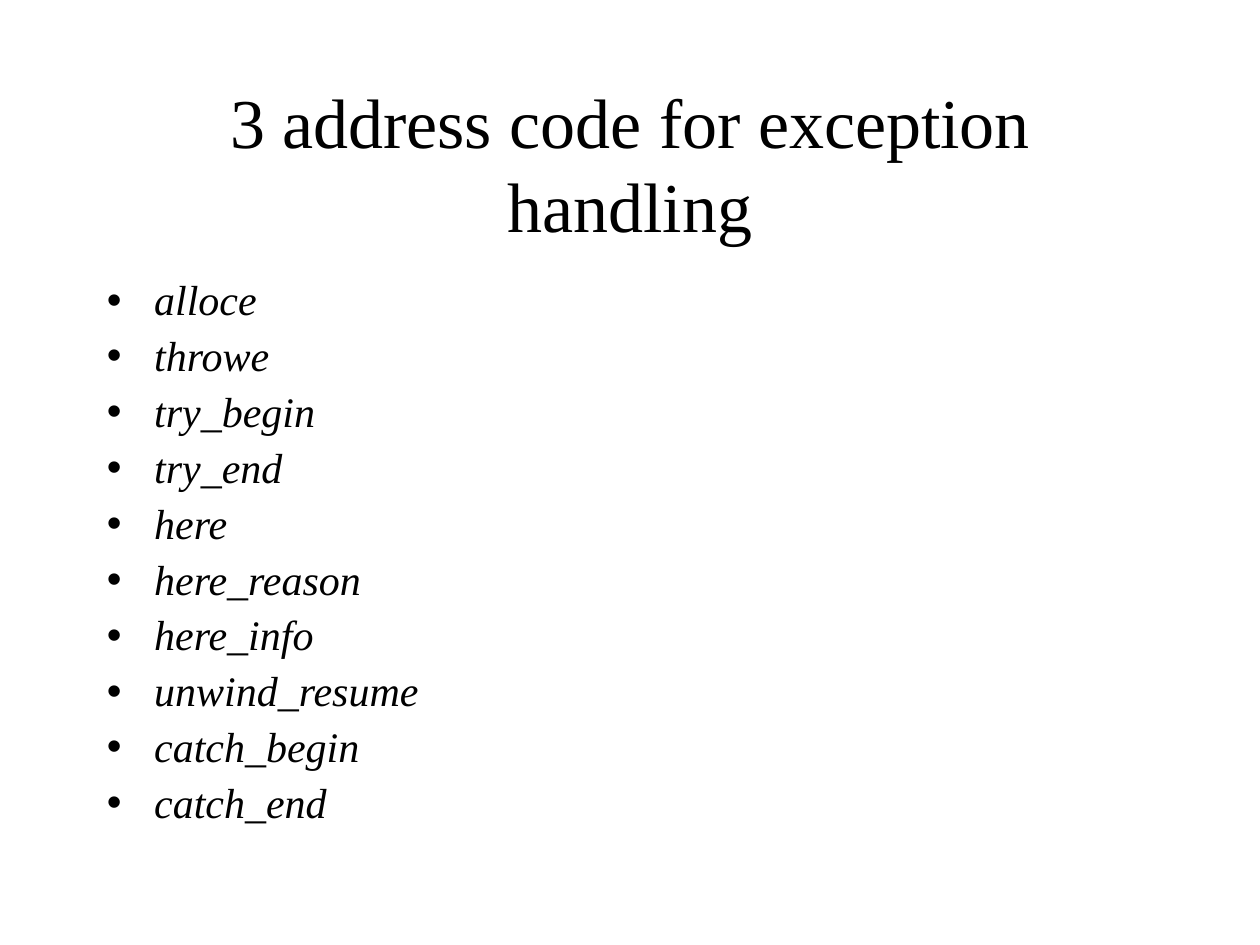
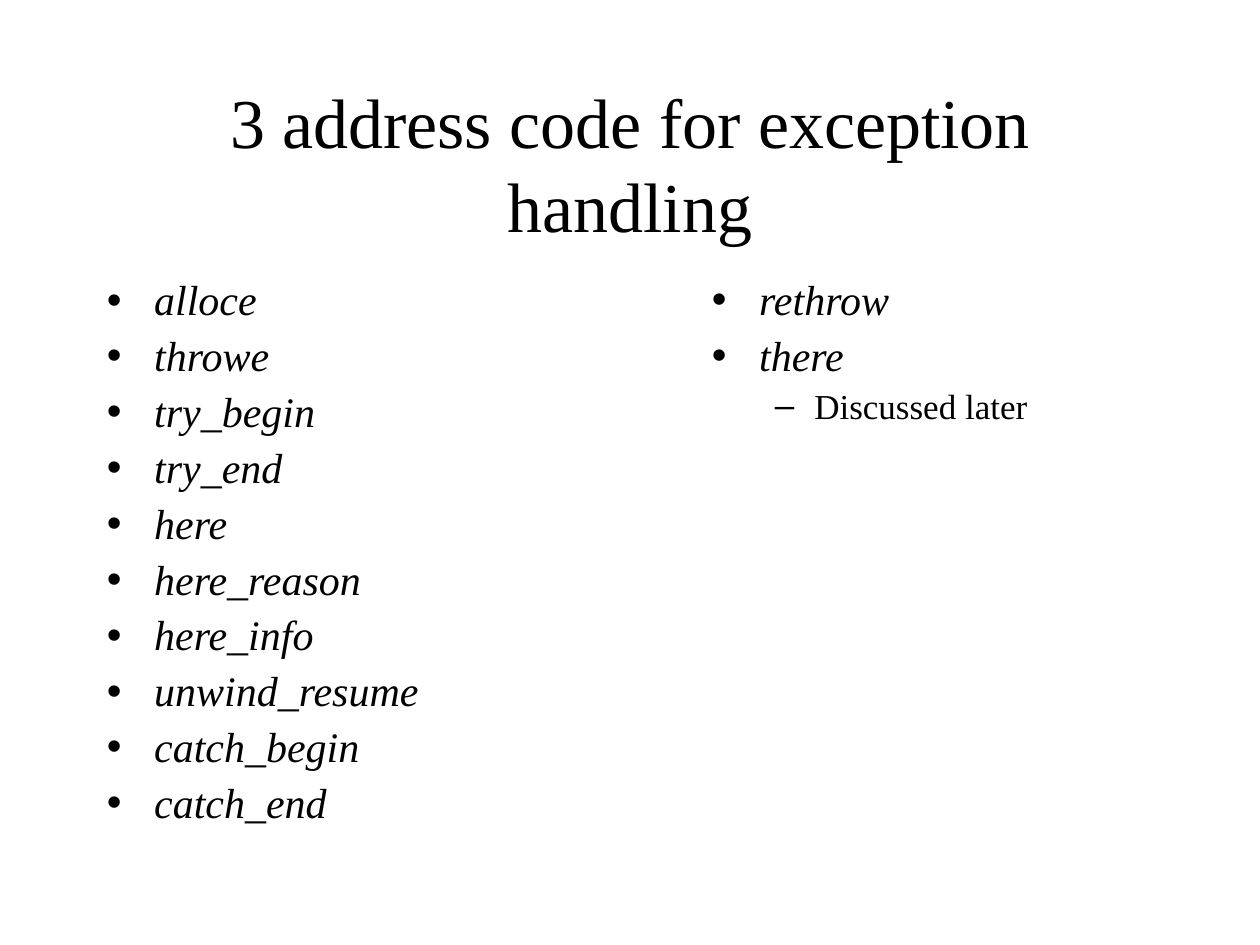
Before and after one commit to KeiHasegawa/cxx_doc, a slide deck: slide 5 of 24_exception_3ac_e.ppt. Drawn at 1260x945 pixels with LibreOffice and Linux fonts; fonts in the diff are those of the drawing. Boxes give left, top, right and bottom in pixels: in the first picture for what was removed or moved away, otherwise in the second. Text is boxed around its words. In the diff, an @@ line names an element or a change of style, - is before the commit and + after.

```diff
--- a/24_exception_3ac_e.ppt
+++ b/24_exception_3ac_e.ppt
@@ text added at (759,286,1027,420), 20 pt, text #000000 @@
+• rethrow
+• there
+  – Discussed later
```
Also in this commit, not shown: 4 other slides changed, 2 slides added, 3 other files.
